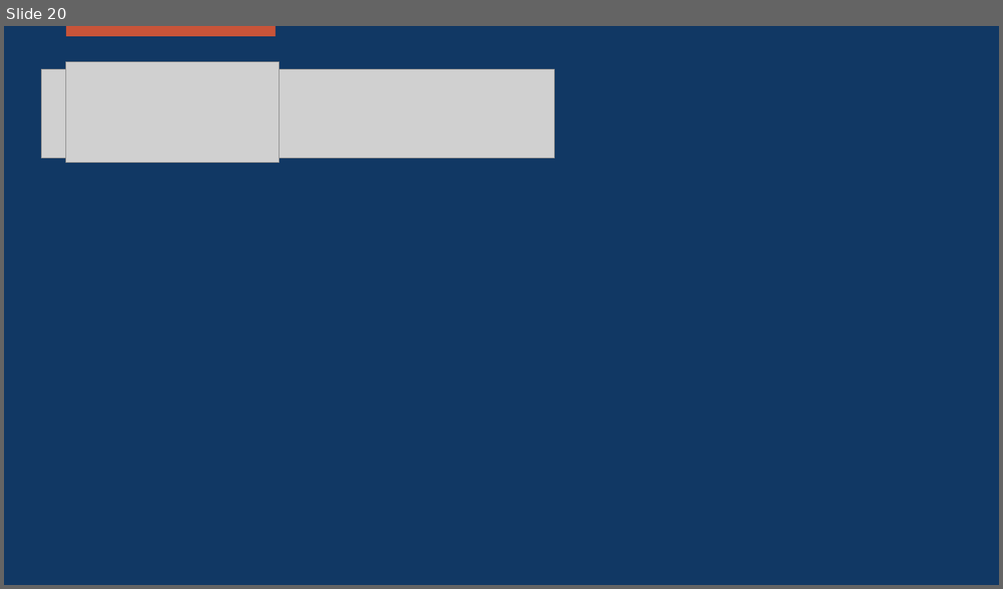
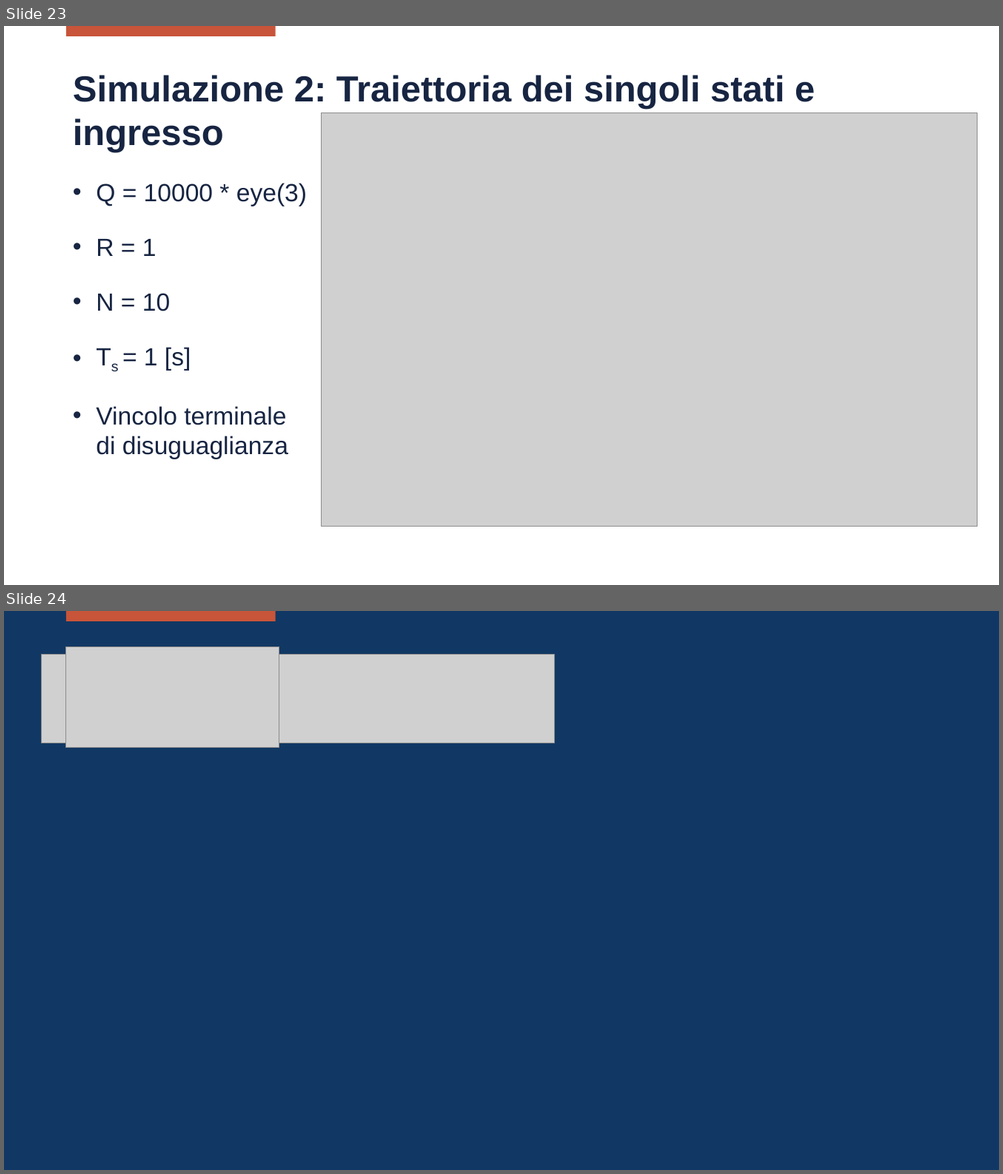
Before and after one commit to wasim-essbai/CAM_MPCCSTR, a slide deck: Presentazione.pptx. Shown one above the other, each under a label of ours: slide 20 before the commit, slides 23 and 24 after it. The pictures are 1003x589 and 1003x1174 pixels, drawn with LibreOffice and Linux fonts; fonts in the diff are those of the drawing; grey boxes stand for pictures; background and template pictures are left out. Boxes give left, top, right and bottom in pixels: in the first picture for what was removed or moved away, otherwise in the second. Text is boxed around its words. In the diff, an @@ line names an element or a change of style, - is before the commit and + after.

```diff
--- a/Presentazione.pptx
+++ b/Presentazione.pptx
@@ slide 23 added at (4, 26, 999, 585), background #FFFFFF; not listed: 1 template element that a slide beside it also shows @@
@@ title added at (73, 75, 814, 153), 35 pt, text #172542, bold @@
+Simulazione 2: Traiettoria dei singoli stati e ingresso
@@ picture added at (321, 113, 977, 528) @@
@@ text added at (96, 183, 307, 460), 24 pt, text #172542 @@
+• Q = 10000 * eye(3)
+• R = 1
+• N = 10
+• Ts = 1 [s]
+• Vincolo terminale di disuguaglianza
@@ what was slide 20 is now slide 24 @@
```
Also in this commit, not shown: 7 slides changed, 3 other slides added, 7 other files.
